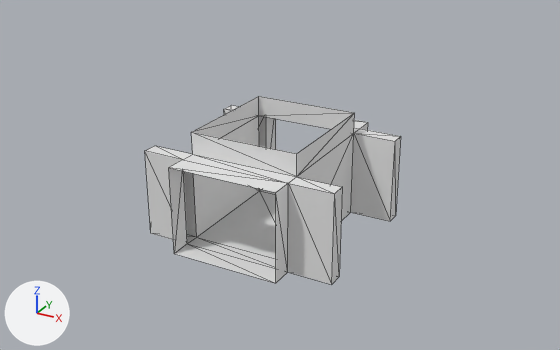
The glTF model Assets/Map_Modules/Module_Airlock.gltf: old version first, new version second.
Camera for both pictures: a 50 mm lens placed at (15.5, -23.4, 16.5), pointed at (0.2, 4.6, 2.5). The axes (+X, +Y, +Z) are drawn at lower left. The lights are the same throughout. Mesh edges are drawn as thin lines. Vertices at the same position are counted once.

Objects in the first picture: 'Module_Airlock'.
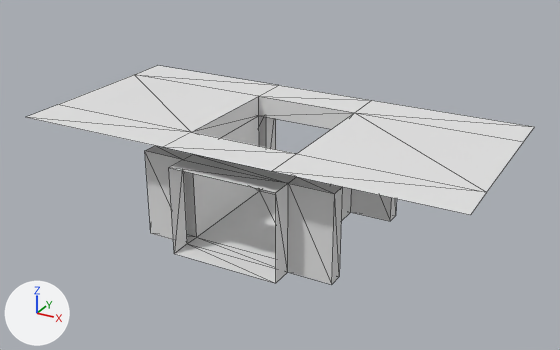
Patch to the scene script:
```diff
--- a/Assets/Map_Modules/Module_Airlock.gltf.py
+++ b/Assets/Map_Modules/Module_Airlock.gltf.py
@@ me_cube_001 @@
 me_cube_001.from_pydata(...)  # 44 vertices, 78 faces; spans x -4.5..4.5, y 0.0..9.0, z 0.0..5.0
 # used by ob_module_airlock; location = (0.0, 0.0, 0.0)
 # verts and faces of me_cube_001; kept vertices keep their numbers, new ones are numbered from 44
 # before: 32 (-2.5, 1.7, 5.0) at pixel (191, 132), 33 (2.5, 1.7, 5.0) at pixel (296, 153), 34 (-2.5, 7.3, 5.0) at pixel (258, 96), 35 (2.5, 7.3, 5.0) at pixel (354, 112)
+# me_cube_001 part 1
+verts[44] = (2.5, 9.3, 5.0)  # pixel (371, 100)
+verts[45] = (-10.0, 9.3, 5.0)  # pixel (157, 65)
+verts[46] = (2.5, -0.3, 5.0)  # pixel (271, 171)
+verts[47] = (-10.0, -0.3, 5.0)  # pixel (25, 117)
+for new, old in zip([*range(48, 54)], [33, 35, *range(44, 48)]): verts[new] = verts[old] + (7.5, 0.0, 0.0)
+verts[54] = (-10.0, 1.7, 5.0)  # pixel (57, 104)
+verts[55] = (-10.0, 7.3, 5.0)  # pixel (134, 74)
+faces += [(32, 34, 55), (32, 55, 54), (33, 48, 35), (35, 48, 49), (35, 49, 50), (35, 50, 44)]
+faces += [(34, 51, 55), (45, 55, 51), (34, 35, 44), (34, 44, 51), (33, 46, 48), (46, 52, 48)]
+faces += [(32, 54, 47), (32, 47, 53), (32, 53, 33), (33, 53, 46)]
```

What differs and where, as boxes [x1, y1, x2, y2] in the pictures (560 x 350 px):
'Module_Airlock', reshaped (98% wider, 16% taller): before [145, 96, 401, 284]; after [27, 65, 534, 284]
part 1 of me_cube_001, added: after [27, 65, 534, 215]
